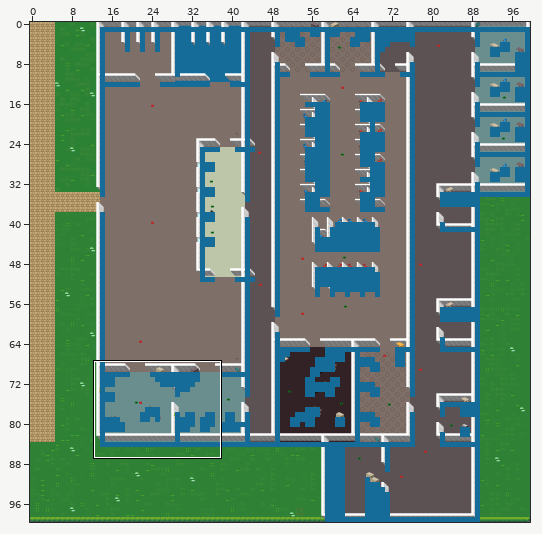
Level history. Tiled map: assets/map1.tmx. The picture above shows the old version from afar; the outline marks the close-up.
Close-up. Before:
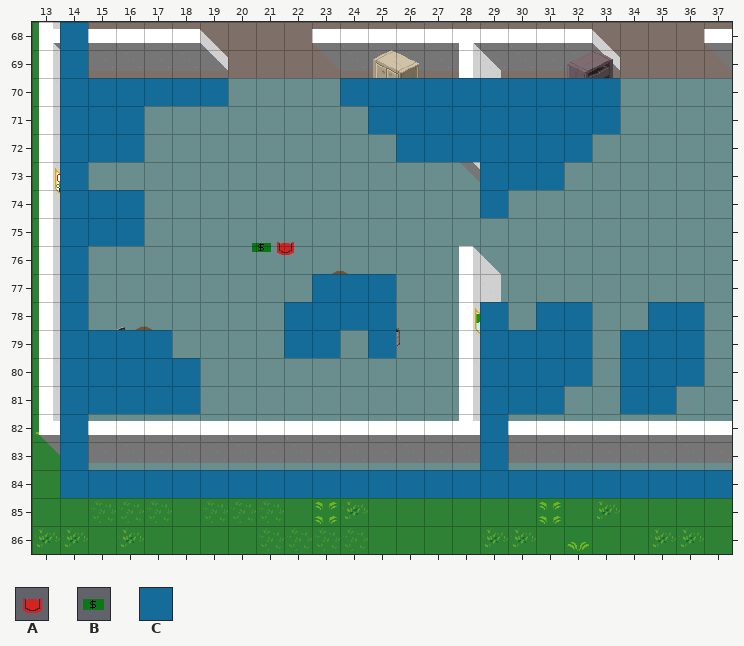
Cells are 32x32 px. Shown: x 13..37, y 68..86. The commit also changed other parts of the map, which this record leaves out.
Key: from "accessories_tile": A 4, B 10; from "terrain-assets": C 470.
_ is an empty cell.
Objects are placed by their top-left corner, in cells (3,4 is the top-left corner of cell 3,4); size is 1x1 cell unless given.
Layers that did not change in this view are not listed.
Layer "Collision" before, first column x 13:
68 _C_______________________
69 _C_______________________
70 _CCCCCC____CCCCCCCCCC____
71 _CCC________CCCCCCCCC____
72 _CCC_________CCCCCCC_____
73 _C______________CCC______
74 _CCC____________C________
75 _CCC_____________________
76 _C_______________________
77 _C________CCC____________
78 _C_______CCCC___C_CC__CC_
79 _CCCC____CC_C___CCCC_CCC_
80 _CCCCC__________CCCC_CCC_
81 _CCCCC__________CCC__CC__
82 _C______________C________
83 _C______________C________
84 _CCCCCCCCCCCCCCCCCCCCCCCC
85 _________________________
86 _________________________
Objects on layer "ObjectLayer" before:
A "guard4" at 21.5,75.5
B "money4" at 20.7,75.5
The result:
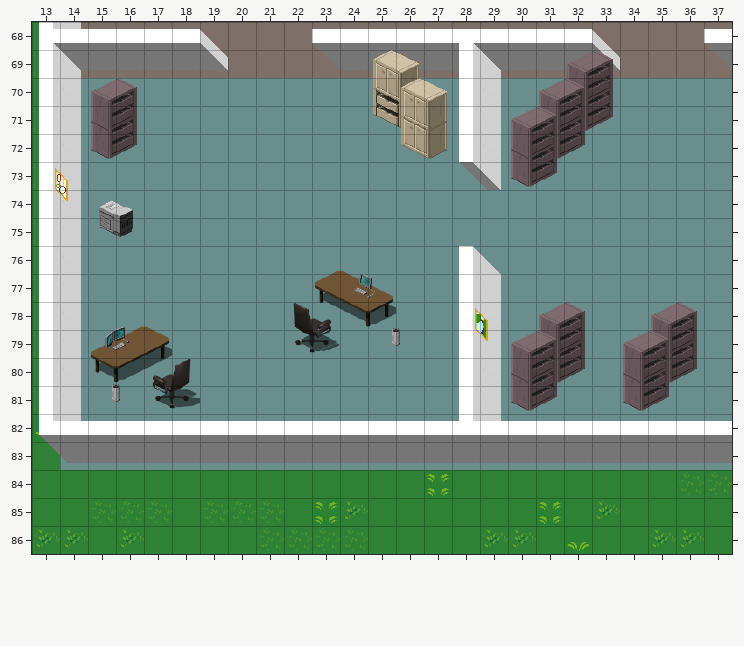
Diff:
Changed rows in their new state; . is an unchanged cell.
Layer "Collision" (now hidden):
first column x 14:
68 _.......................
69 _.......................
70 ______....__________....
71 ___........_________....
72 ___........._______.....
73 _..............___......
74 ___............_........
75 ___.....................
76 _.......................
77 _........___............
78 _.......____..._.__..__.
79 ____....__._...____.___.
80 _____..........____.___.
81 _____..........___..__..
82 _.............._........
83 _.............._........
84 ________________________
Layer "ObjectLayer" (now hidden):
removed: A "guard4" at 21.5,75.5
removed: B "money4" at 20.7,75.5
Boxes around the changes in both close-ups, in picture pixels (x1, y1, x2, y2):
removed: (60, 22, 732, 498)
